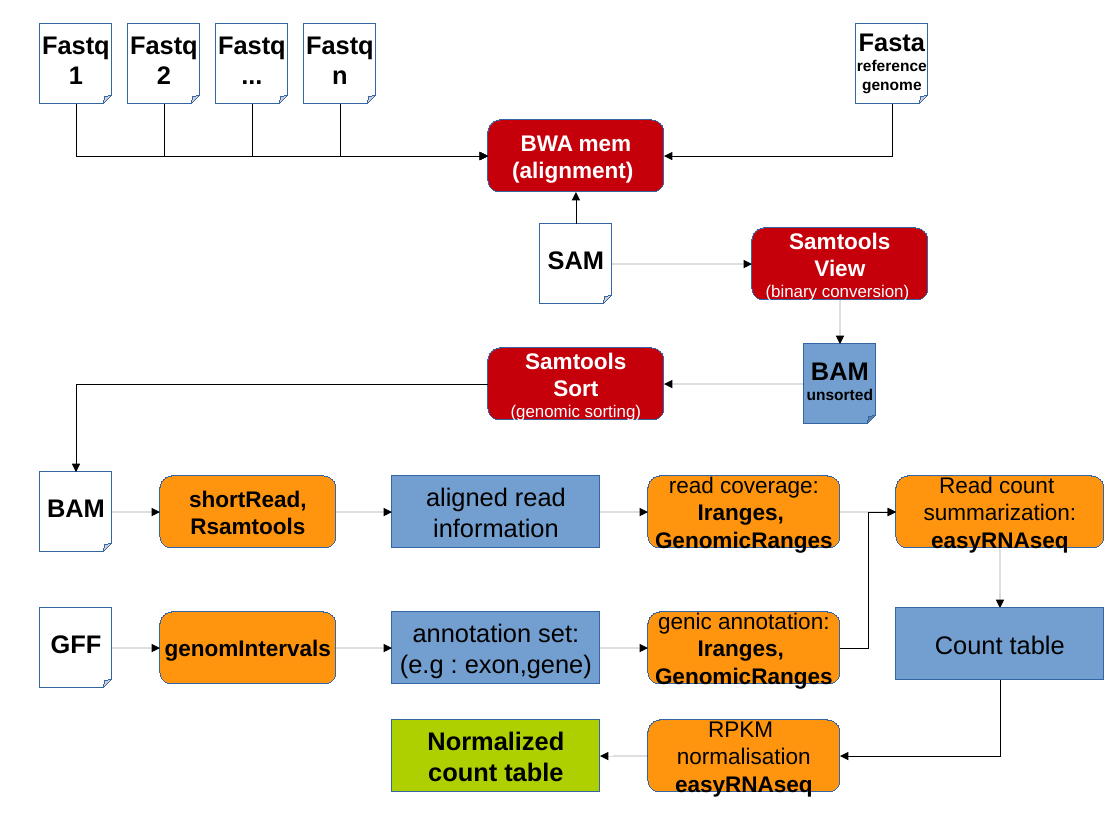
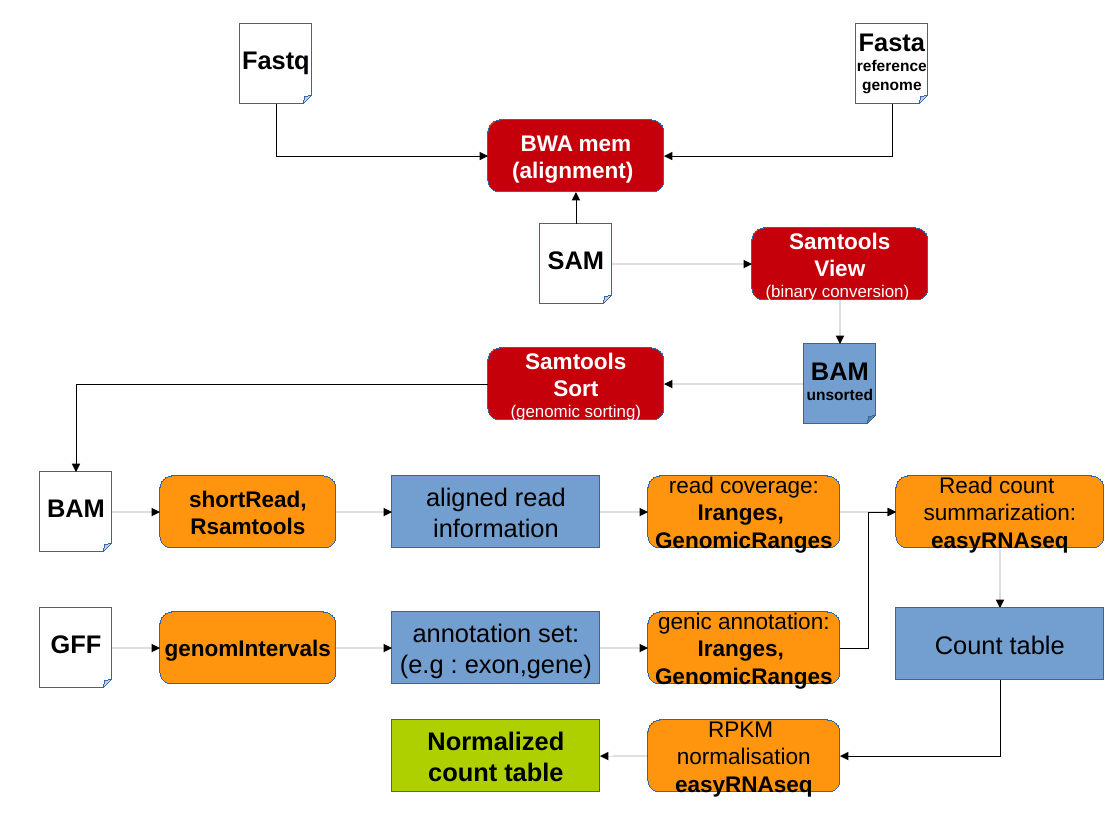
Before and after one commit to mesmeraf/stage_M2, a slide deck: slide 1 of figures/data_preparation.odp. Drawn at 1120x840 pixels with LibreOffice and Linux fonts; fonts in the diff are those of the drawing. Boxes give left, top, right and bottom in pixels: in the first picture for what was removed or moved away, otherwise in the second. Text is boxed around its words. In the diff, an @@ line names an element or a change of style, - is before the commit and + after.

```diff
--- a/figures/data_preparation.odp
+++ b/figures/data_preparation.odp
@@ folded corner removed at box(40, 24, 112, 105) @@
-Fastq
-1
@@ folded corner removed at box(128, 24, 200, 105) @@
-Fastq
-2
@@ text in folded corner at box(240, 24, 312, 105): paragraph removed @@
-...
@@ folded corner "Fastq": place and size @@
-folded corner "Fastq" at box(216, 24, 289, 105)
+folded corner "Fastq" at box(240, 24, 312, 105)
@@ folded corner removed at box(304, 24, 376, 105) @@
-Fastq
-n
@@ elbow arrow removed from (76, 104) to (488, 157) @@
@@ elbow arrow removed from (164, 104) to (488, 157) @@
@@ elbow arrow moved from (252, 104) - (488, 157) to (276, 104) - (488, 157) @@
@@ elbow arrow removed from (340, 104) to (488, 157) @@
```
Also in this commit, not shown: 11 other files.
